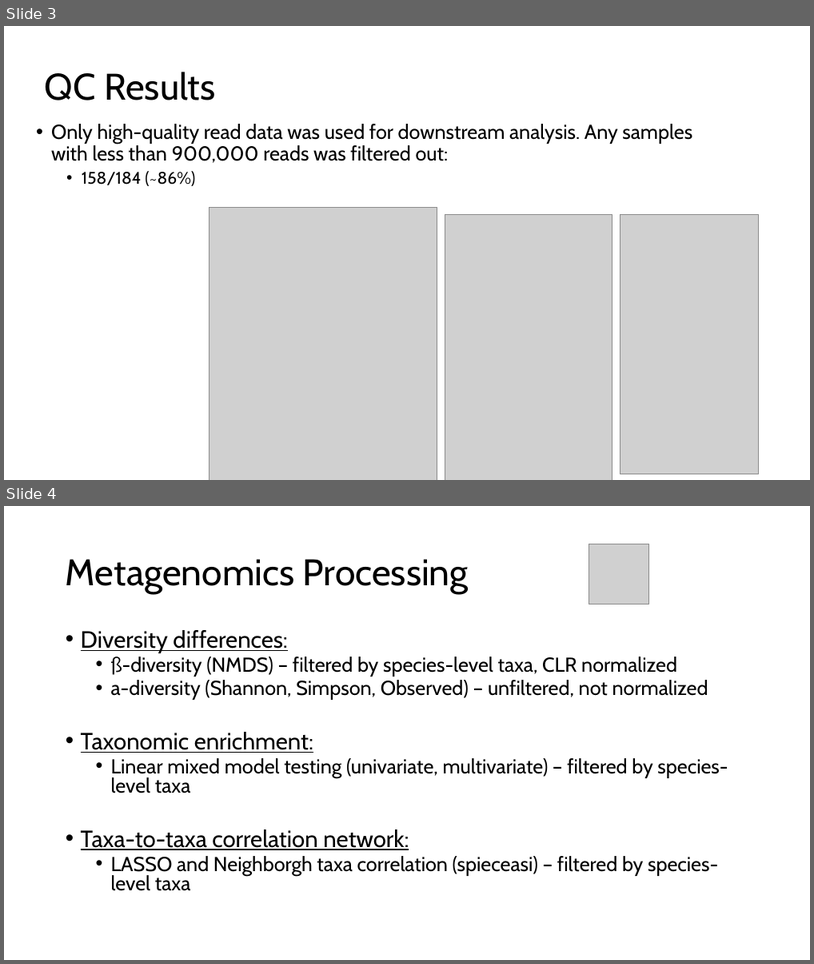
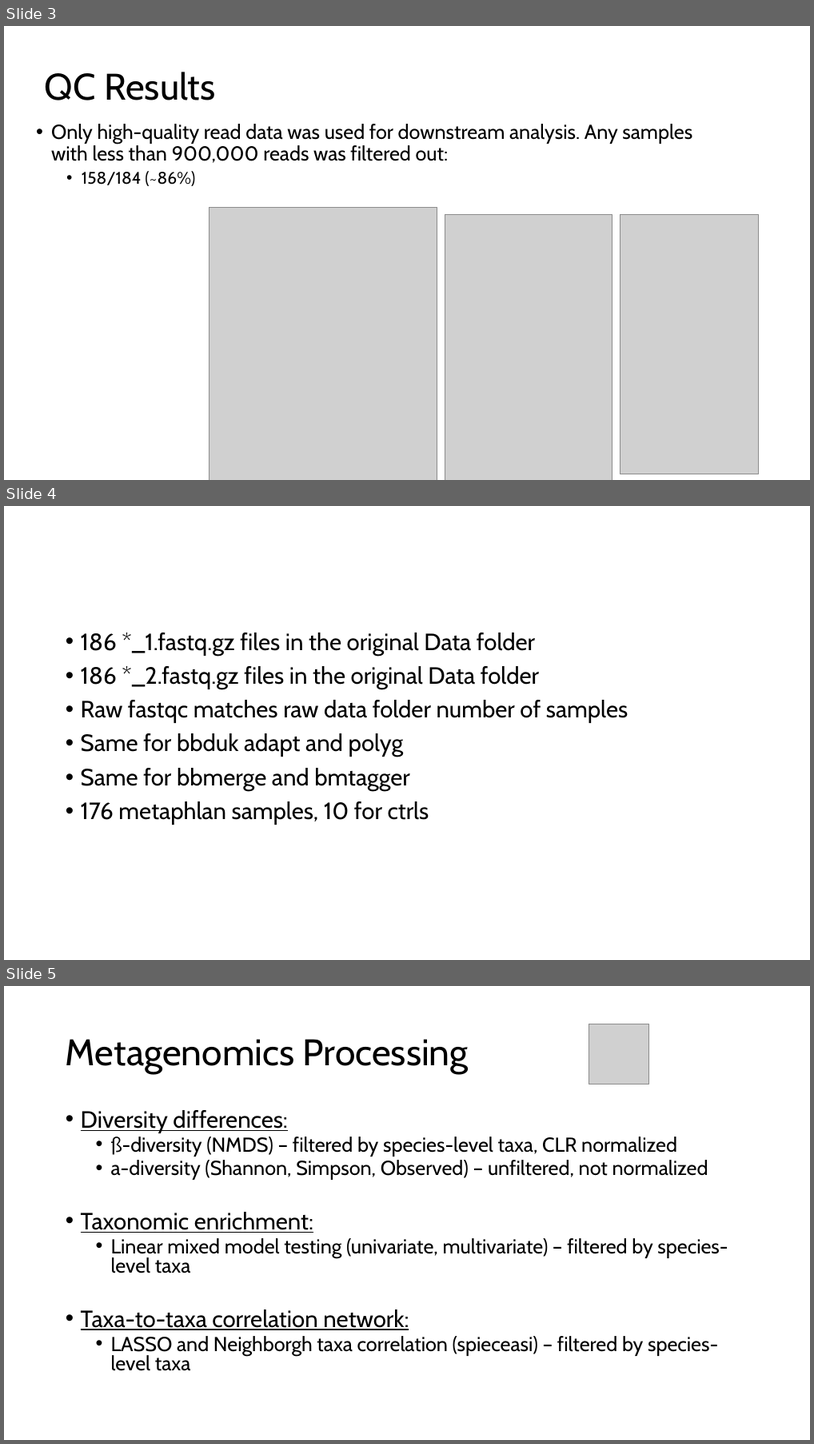
Before and after one commit to dcm9123/MIGUT, a slide deck: PD_update_june_2_2026.pptx. Shown one above the other, each under a label of ours: slides 3 and 4 before the commit, slides 3, 4 and 5 after it. The pictures are 814x964 and 814x1444 pixels, drawn with LibreOffice and Linux fonts; fonts in the diff are those of the drawing; grey boxes stand for pictures. Boxes give left, top, right and bottom in pixels: in the first picture for what was removed or moved away, otherwise in the second. Text is boxed around its words. In the diff, an @@ line names an element or a change of style, - is before the commit and + after.

```diff
--- a/PD_update_june_2_2026.pptx
+++ b/PD_update_june_2_2026.pptx
@@ slide 4 added at (4,506,810,960), background #FFFFFF @@
@@ text added at (81,632,628,824), 28 pt, text #000000 @@
+• 186 *_1.fastq.gz files in the original Data folder
+• 186 *_2.fastq.gz files in the original Data folder
+• Raw fastqc matches raw data folder number of samples
+• Same for bbduk adapt and polyg
+• Same for bbmerge and bmtagger
+• 176 metaphlan samples, 10 for ctrls
@@ what was slide 4 is now slide 5 @@
```
Also in this commit, not shown: 7 other slides added, 4 other files.
